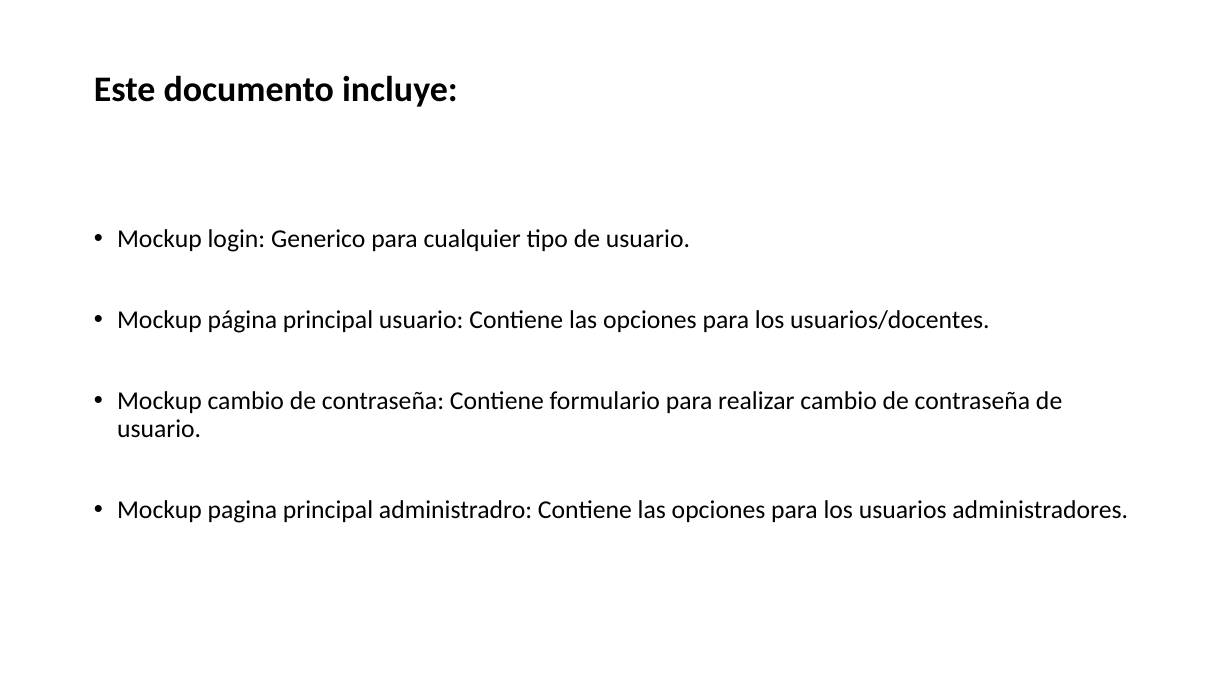
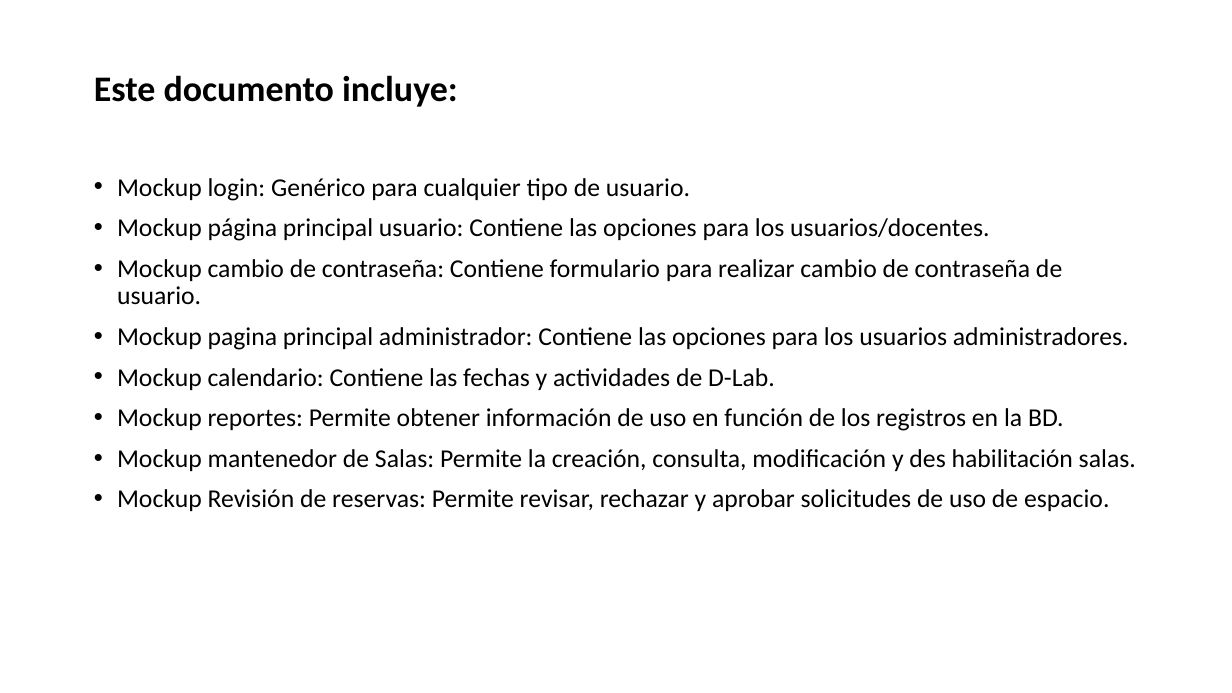
Before and after one commit to SAGESJVL/SAGES, a slide deck: slide 3 of ES3.SAGES.Mockup1.pptx. Drawn at 1232x693 pixels with LibreOffice and Linux fonts; fonts in the diff are those of the drawing. Boxes give left, top, right and bottom in pixels: in the first picture for what was removed or moved away, otherwise in the second. Text is boxed around its words. In the diff, an @@ line names an element or a change of style, - is before the commit and + after.

Commit message:
Add files via upload
Versión 2.0 mockups

```diff
--- a/ES3.SAGES.Mockup1.pptx
+++ b/ES3.SAGES.Mockup1.pptx
@@ text at [94,75,1062,305]: less space between paragraphs @@
@@ text at [117,178,690,201]: text changed @@
-• Mockup login: Generico para cualquier tipo de usuario.
+• Mockup login: Genérico para cualquier tipo de usuario.
@@ text at [117,327,1136,511]: text changed @@
-• Mockup pagina principal administradro: Contiene las opciones para los usuarios administradores.
+• Mockup pagina principal administrador: Contiene las opciones para los usuarios administradores.
+• Mockup calendario: Contiene las fechas y actividades de D-Lab.
+• Mockup reportes: Permite obtener información de uso en función de los registros en la BD.
+• Mockup mantenedor de Salas: Permite la creación, consulta, modificación y des habilitación salas.
+• Mockup Revisión de reservas: Permite revisar, rechazar y aprobar solicitudes de uso de espacio.
```
Also in this commit, not shown: 2 other slides changed, 8 slides added.
